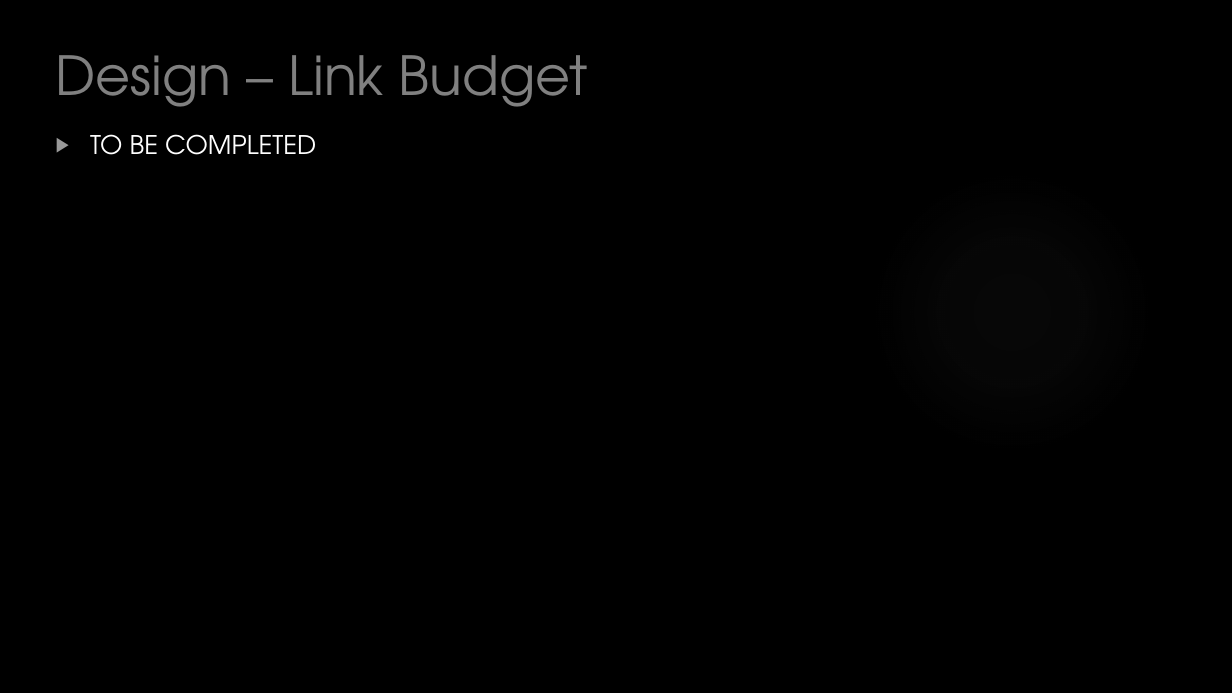
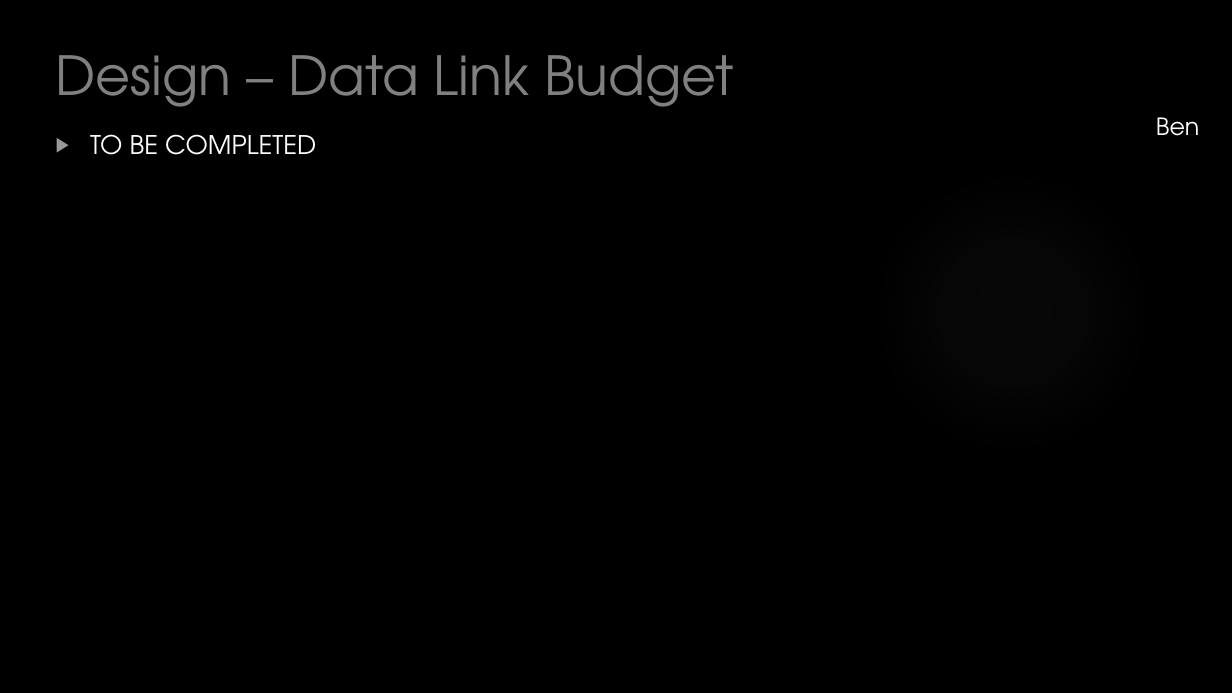
Before and after one commit to HASP-UMN/CubeSat, a slide deck: slide 33 of Presentations/CDR_Presentation.pptx (slide 27 before the commit). Drawn at 1232x693 pixels with LibreOffice and Linux fonts; fonts in the diff are those of the drawing; background and template pictures are left out. Boxes give left, top, right and bottom in pixels: in the first picture for what was removed or moved away, otherwise in the second. Text is boxed around its words. In the diff, an @@ line names an element or a change of style, - is before the commit and + after.

Commit message:
Small Update

```diff
--- a/Presentations/CDR_Presentation.pptx
+++ b/Presentations/CDR_Presentation.pptx
@@ title at (56,55,733,107): text changed @@
-Design – Link Budget
+Design – Data Link Budget
@@ text added at (1156,117,1199,136), 18.5 pt, text #FFFFFF @@
+Ben
```
Also in this commit, not shown: 1 slide added, 1 slide removed.
